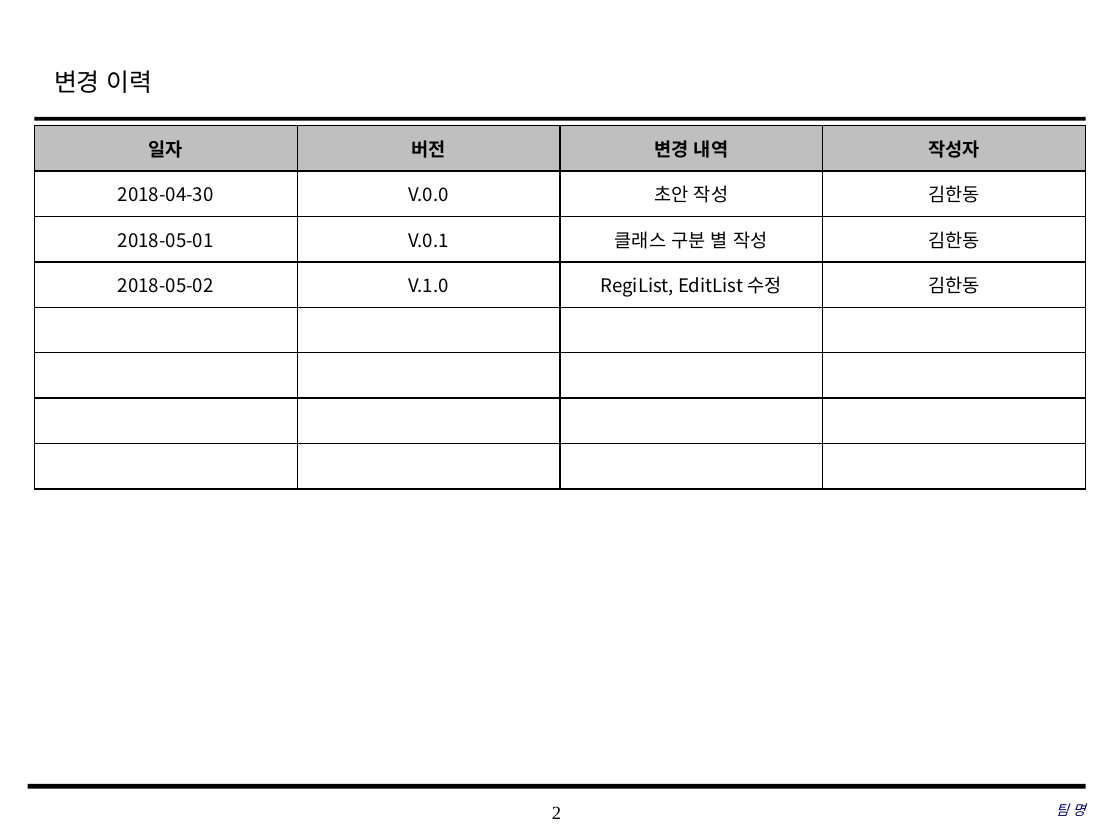
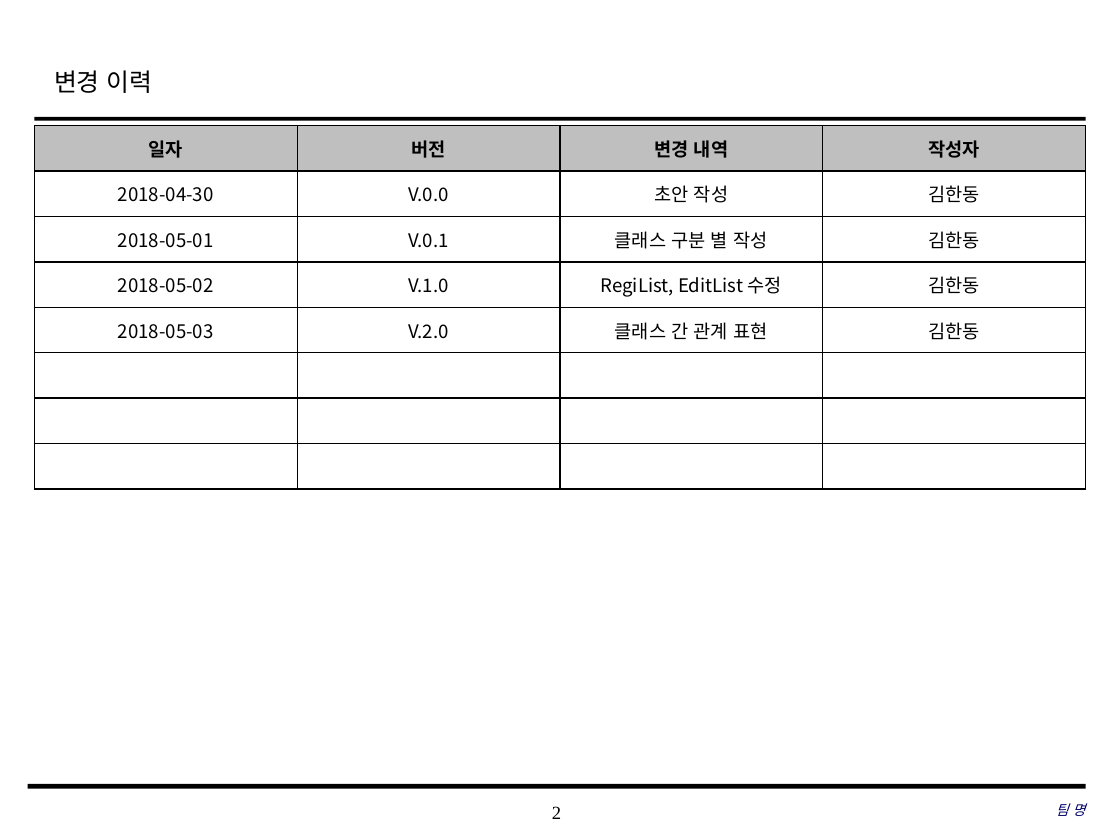
Before and after one commit to SMU-SE-Admin/18-1_8_PALZO_Doc, a slide deck: slide 2 of 03 설계/Class 설계서_8_Palzo.pptx. Drawn at 1120x840 pixels with LibreOffice and Linux fonts; fonts in the diff are those of the drawing; background and template pictures are left out. Boxes give left, top, right and bottom in pixels: in the first picture for what was removed or moved away, otherwise in the second. Text is boxed around its words. In the diff, an @@ line names an element or a change of style, - is before the commit and + after.

Commit message:
#1101 Class 설계서 작성
클래스별 클래스 다이어그램 작성
커밋메세지 에러로 인해서 다시 커밋&푸쉬

```diff
--- a/03 설계/Class 설계서_8_Palzo.pptx
+++ b/03 설계/Class 설계서_8_Palzo.pptx
@@ table at box(35, 125, 1088, 488) @@
+row 5: 2018-05-03 | V.2.0 | 클래스 간 관계 표현 | 김한동
-row 8:  |  |  | 
```
Also in this commit, not shown: 7 other slides changed, 5 slides added.
